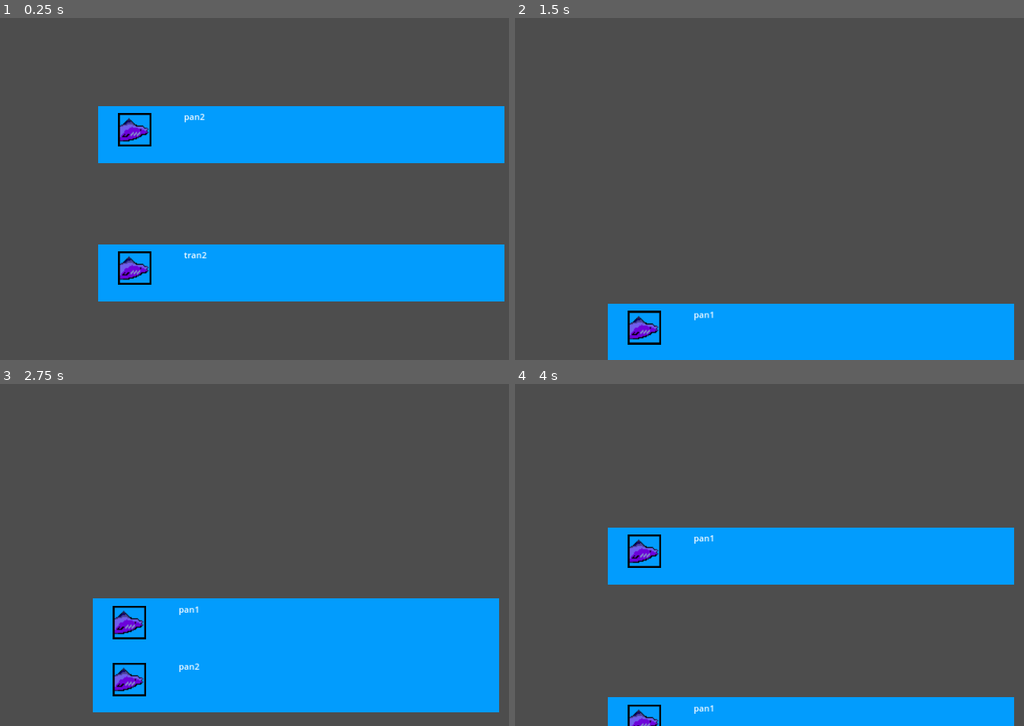
Above: before the commit, frames 1-4 (two rows, left to right).
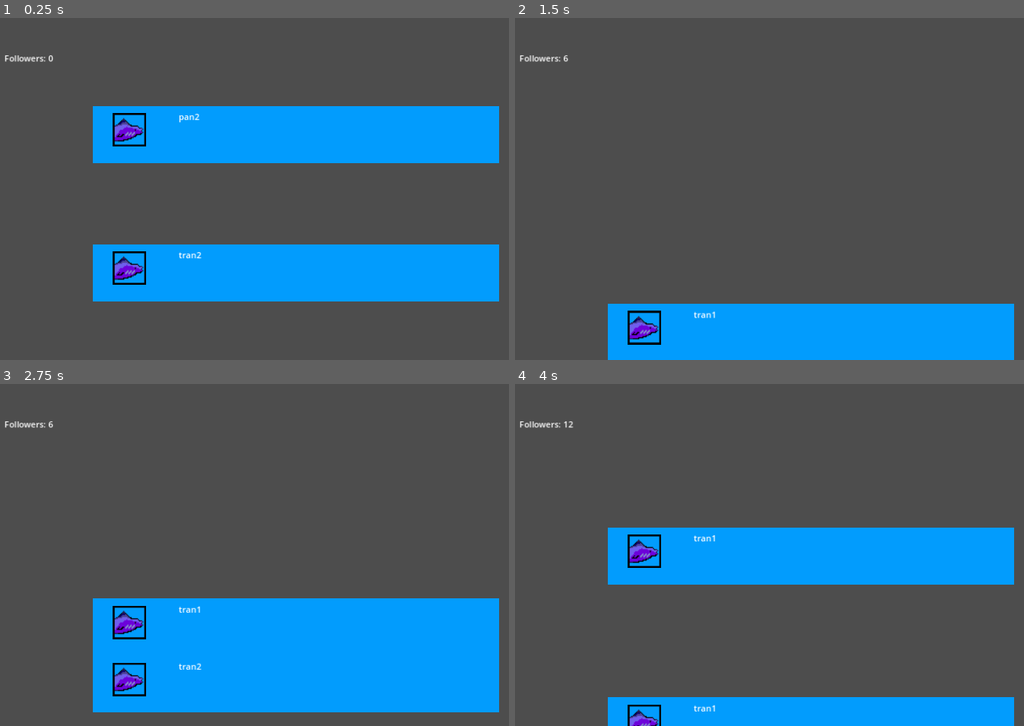
Above: after the commit, the same moments.

Repository: SuperchupuDev/fishtwt
Game: Godot game, scene res://main.tscn
The game is run twice, just before and just after one commit, with the same random seed, the same clock (stepped at 60 frames per second) and the same inputs.
Inputs (mouse positions are in pixels of both pictures, inside the frame that each line leads up to):
- Up to frame 1 (0.25 s): no input
- Up to frame 2 (1.5 s): move the mouse to (815, 120) at 0.52 s; click (815, 120) at 0.67 s; move the mouse to (815, 216) at 1.27 s; click (815, 216) at 1.42 s
- Up to frame 3 (2.75 s): move the mouse to (356, 479) at 2.02 s; click (356, 479) at 2.17 s
- Up to frame 4 (4 s): move the mouse to (810, 684) at 2.77 s; click (810, 684) at 2.92 s; move the mouse to (810, 698) at 3.52 s; click (810, 698) at 3.67 s

The runs differ from the first frame. In frame 1, 1.8% of the frame differs, in the area x 0-100%, y 10-83%; in frame 2, 0.2%; in frame 3, 0.2%; in frame 4, 0.2%.

Commit message:
points system

Diff:
--- a/enemyplaceholder.gd
+++ b/enemyplaceholder.gd
@@ -22,5 +22,10 @@
 
 func _input_event(viewport, event:InputEvent, shape_idx):
 	if  event is InputEventMouseButton and event.pressed and event.button_index == MOUSE_BUTTON_LEFT:
+		if type == 0:
+			Global.points += 1
+		else:
+			Global.points += 5
 		print("clicked");
+		print(Global.points)
 		queue_free()
--- /dev/null
+++ b/global.gd
@@ -0,0 +1,12 @@
+extends Node
+
+var points = 0;
+
+# Called when the node enters the scene tree for the first time.
+func _ready() -> void:
+	pass # Replace with function body.
+
+
+# Called every frame. 'delta' is the elapsed time since the previous frame.
+func _process(delta: float) -> void:
+	pass
--- a/main.tscn
+++ b/main.tscn
@@ -7,8 +7,15 @@
 script = ExtResource("1_flxs4")
 
 [node name="Mob" parent="." instance=ExtResource("1_qtrvh")]
-position = Vector2(586, 246)
+position = Vector2(576, 246)
 
 [node name="Mob2" parent="." instance=ExtResource("1_qtrvh")]
-position = Vector2(586, 508)
+position = Vector2(576, 508)
 type = 1
+
+[node name="Label" type="Label" parent="."]
+offset_left = 24.0
+offset_top = 65.0
+offset_right = 163.0
+offset_bottom = 121.0
+text = "Followers: 0"
--- a/manager.gd
+++ b/manager.gd
@@ -2,11 +2,13 @@
 
 var enemy = load("res://enemyplaceholder.tscn")
 var t: float = 0.0
+static var followers := 0;
 
 func SpawnObject():
 	var init_pos = Vector2(576,648)
 	var enemy_instance = enemy.instantiate()
 	enemy_instance.position = init_pos
+	enemy_instance.type = randi_range(0,1)
 	add_child(enemy_instance)
 	print("ola estoy spawneando")
 # Called when the node enters the scene tree for the first time.
@@ -16,6 +18,7 @@
 
 # Called every frame. 'delta' is the elapsed time since the previous frame.
 func _process(delta: float) -> void:
+	get_node("Label").text = "Followers: " + str(Global.points)
 	t += delta
 	if t >= 1.0:
 		t -= 1.0
--- a/project.godot
+++ b/project.godot
@@ -15,6 +15,10 @@
 config/features=PackedStringArray("4.3", "Forward Plus")
 config/icon="res://icon.svg"
 
+[autoload]
+
+Global="*res://global.gd"
+
 [display]
 
 window/stretch/mode="canvas_items"
